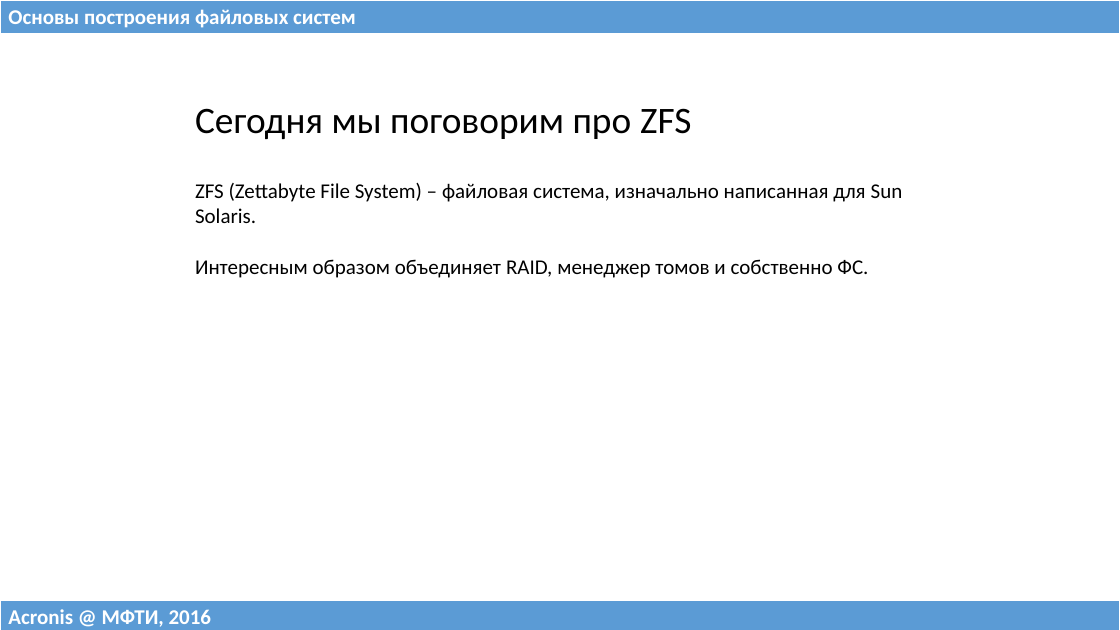
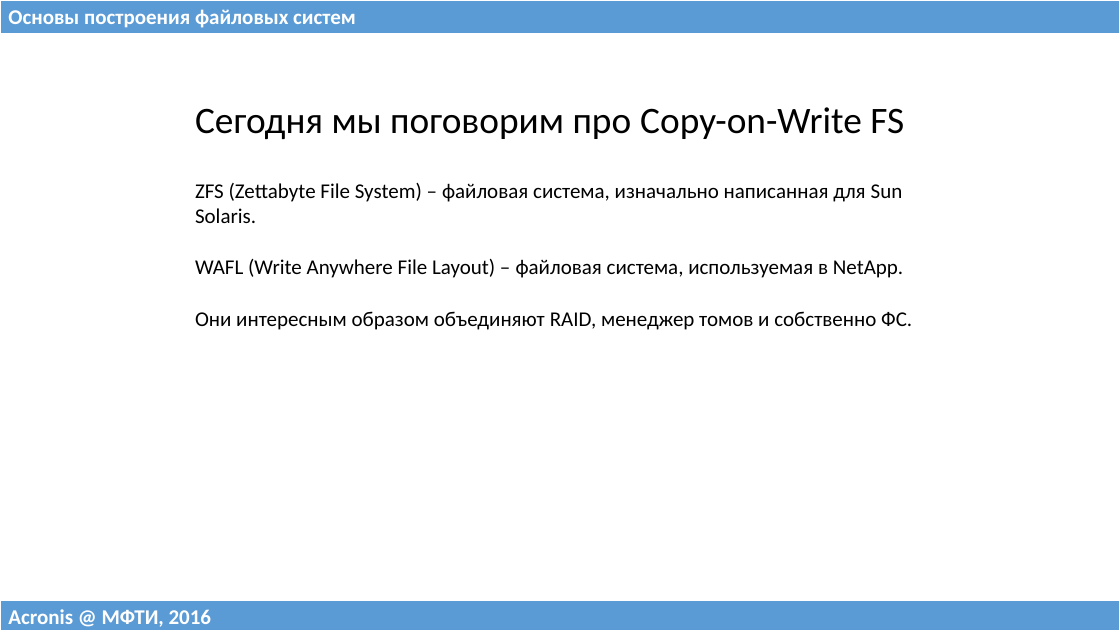
Before and after one commit to 75cc8545e7b021ed280ed0ef99fc7fc4/filesystems-101, a slide deck: slide 2 of talks/src/class09.pptx. Drawn at 1120x630 pixels with LibreOffice and Linux fonts; fonts in the diff are those of the drawing. Boxes give left, top, right and bottom in pixels: in the first picture for what was removed or moved away, otherwise in the second. Text is boxed around its words. In the diff, an @@ line names an element or a change of style, - is before the commit and + after.

Commit message:
Added class09 (copy-on-write file systems).

```diff
--- a/talks/src/class09.pptx
+++ b/talks/src/class09.pptx
@@ table at (x1=187, y1=94, x2=933, y2=334) @@
-row 1, column 1: Сегодня мы поговорим про ZFS
+row 1, column 1: Сегодня мы поговорим про Copy-on-Write FS
-row 2, column 1: ZFS (Zettabyte File System) – файловая система, изначально написанная для Sun Solaris. / Интересным образом объединяет RAID, менеджер томов и собственно ФС.
+row 2, column 1: ZFS (Zettabyte File System) – файловая система, изначально написанная для Sun Solaris. / WAFL (Write Anywhere File Layout) – файловая система, используемая в NetApp. / Они интересным образом объединяют RAID, менеджер томов и собственно ФС.
```
Also in this commit, not shown: 4 other slides changed, 14 slides added, 18 slides removed, 1 other file.
